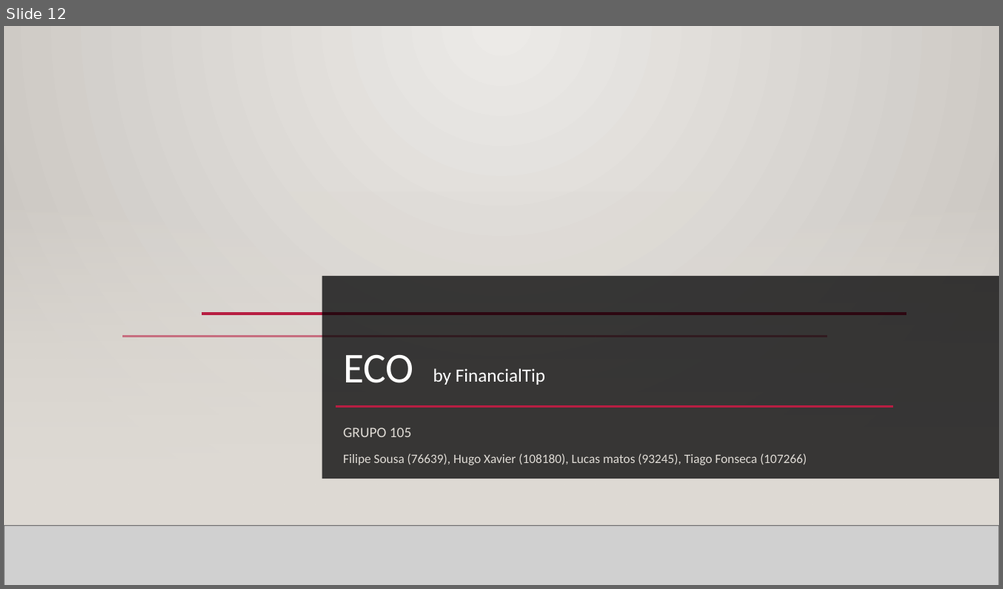
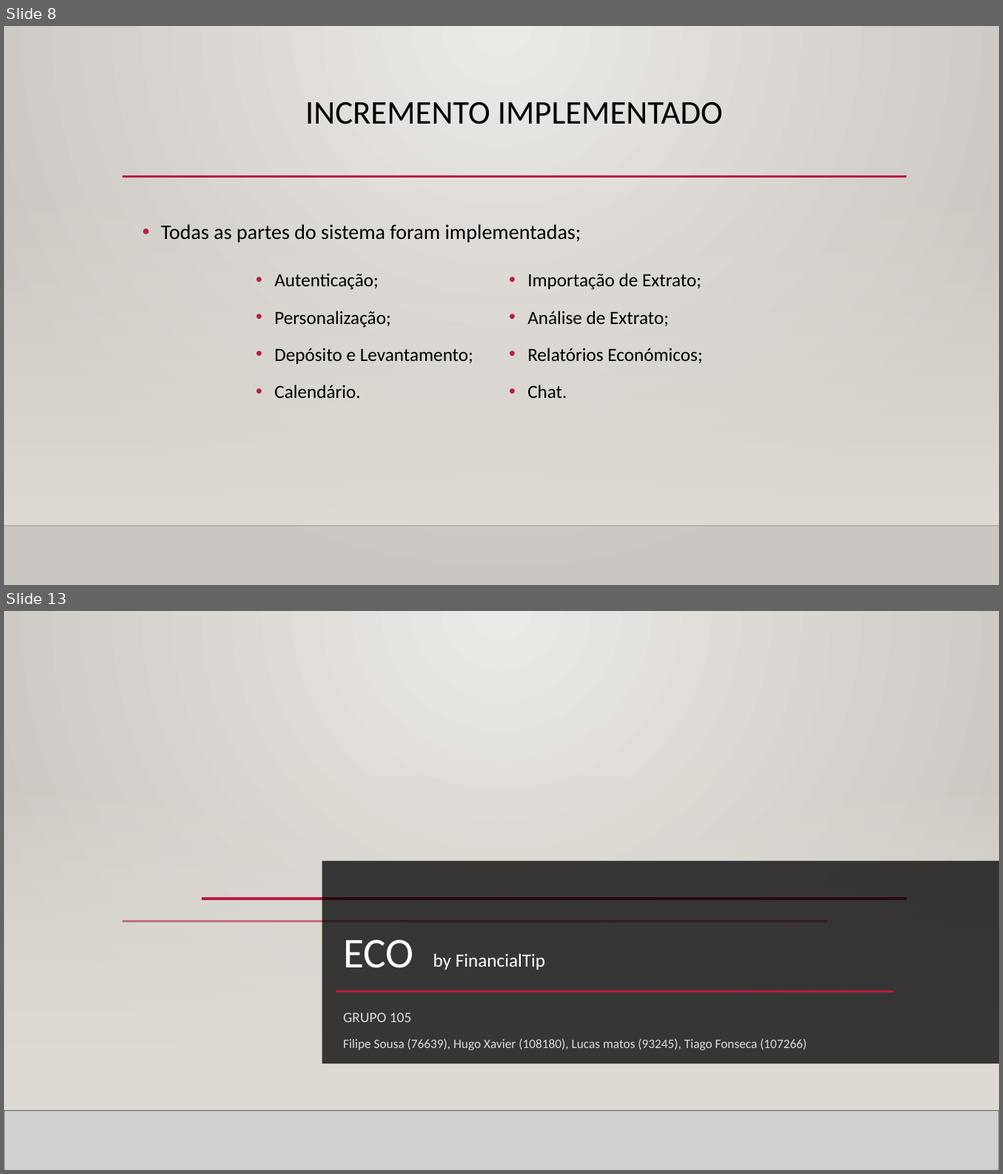
Before and after one commit to Projeto-ECO/Fase-4, a slide deck: Editables/Fase 4 - Implementação.pptx. Shown one above the other, each under a label of ours: slide 12 before the commit, slides 8 and 13 after it; the slides between them are not shown. The pictures are 1003x589 and 1003x1174 pixels, drawn with LibreOffice and Linux fonts; fonts in the diff are those of the drawing; grey boxes stand for pictures; background and template pictures are left out. Boxes give left, top, right and bottom in pixels: in the first picture for what was removed or moved away, otherwise in the second. Text is boxed around its words. In the diff, an @@ line names an element or a change of style, - is before the commit and + after.

```diff
--- a/Editables/Fase 4 - Implementação.pptx
+++ b/Editables/Fase 4 - Implementação.pptx
@@ slide 8 added at (4, 26, 999, 585), background gradient #ECEAE7 to #CAC7C1; not listed: 2 template elements that a slide beside it also shows @@
@@ title added at (305, 102, 723, 124), 32 pt, text #000000 @@
+INCREMENTO IMPLEMENTADO
@@ line added from (122, 177) to (907, 177), #B71E42 2.5 pt @@
@@ text added at (161, 224, 581, 243), 20 pt, text #000000 @@
+• Todas as partes do sistema foram implementadas;
@@ text added at (274, 273, 473, 398), 18 pt, text #000000 @@
+• Autenticação;
+• Personalização;
+• Depósito e Levantamento;
+• Calendário.
@@ text added at (527, 273, 702, 398), 18 pt, text #000000 @@
+• Importação de Extrato;
+• Análise de Extrato;
+• Relatórios Económicos;
+• Chat.
@@ what was slide 12 is now slide 13 @@
```
Also in this commit, not shown: 5 slides changed, 6 other slides added, 6 slides removed, 1 other file.
